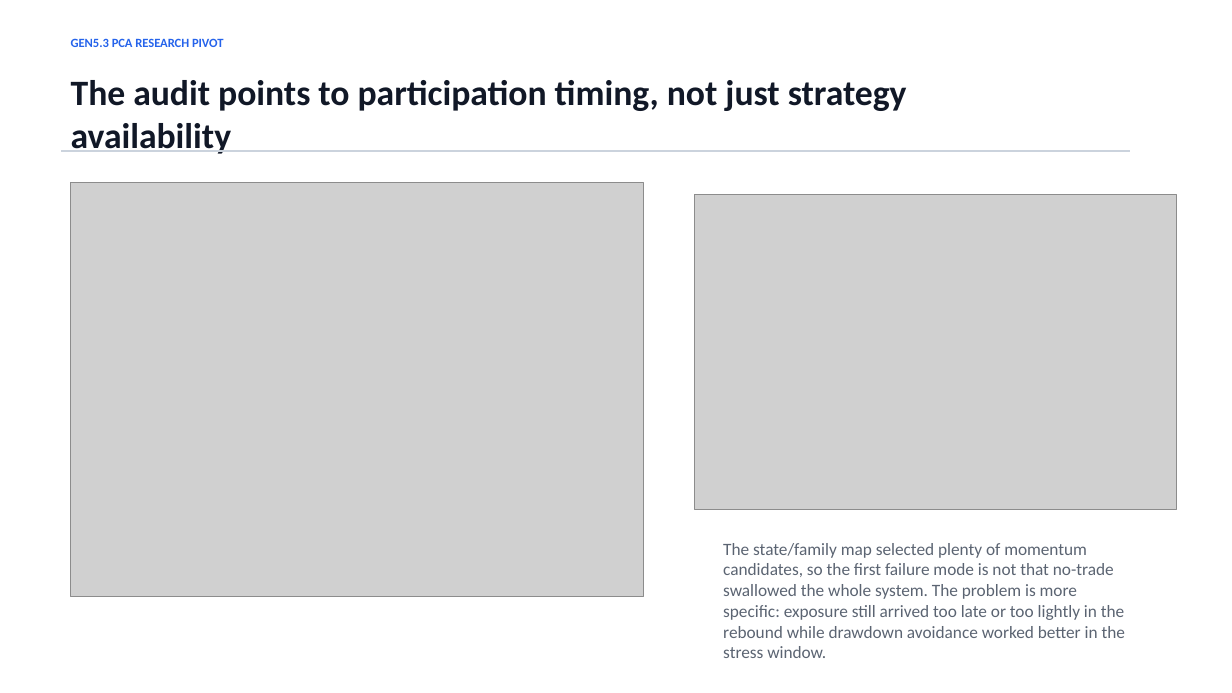
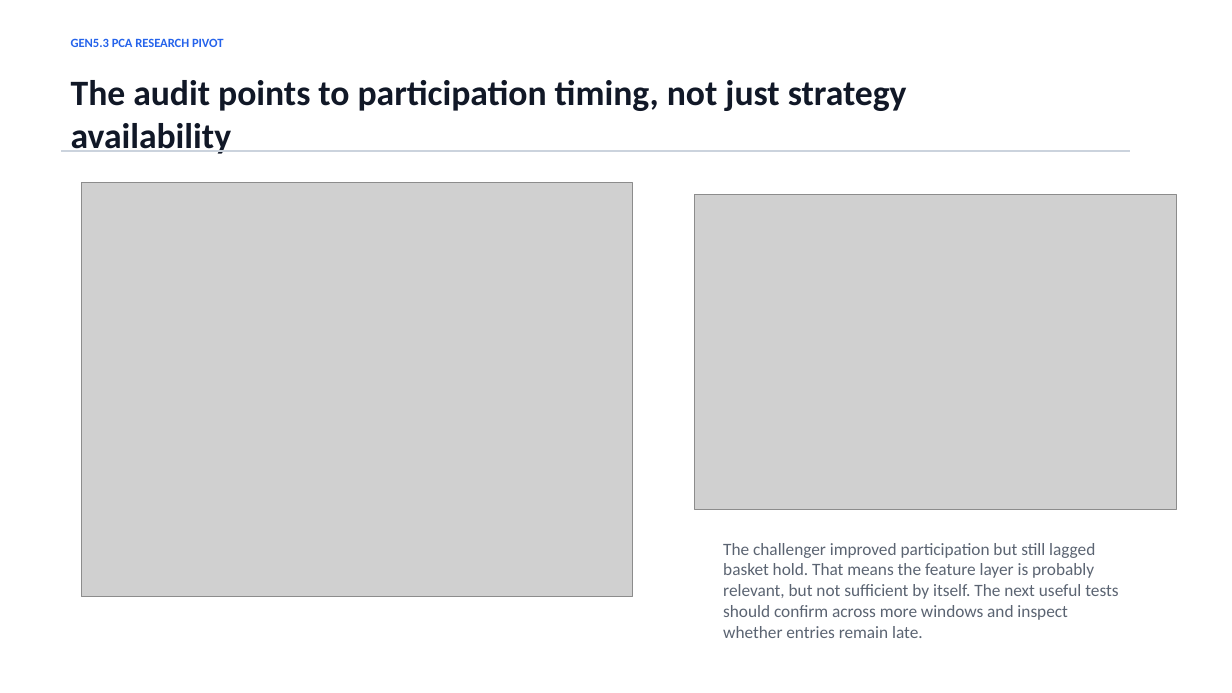
Before and after one commit to Francisc0Franc0/Time-Series-Modeling-Gen5, a slide deck: slide 13 of presentations/gen5_3_bull_momentum_specialist_plan.pptx (slide 12 before the commit). Drawn at 1232x693 pixels with LibreOffice and Linux fonts; fonts in the diff are those of the drawing; grey boxes stand for pictures. Boxes give left, top, right and bottom in pixels: in the first picture for what was removed or moved away, otherwise in the second. Text is boxed around its words. In the diff, an @@ line names an element or a change of style, - is before the commit and + after.

Commit message:
Add Gen5.3 momentum feature-set screen

```diff
--- a/presentations/gen5_3_bull_momentum_specialist_plan.pptx
+++ b/presentations/gen5_3_bull_momentum_specialist_plan.pptx
@@ picture: place and size @@
-picture at [70, 183, 643, 597]
+picture at [81, 183, 633, 597]
@@ text at [723, 543, 1118, 638]: text changed @@
-The state/family map selected plenty of momentum candidates, so the first failure mode is not that no-trade swallowed the whole system. The problem is more specific: exposure still arrived too late or too lightly in the rebound while drawdown avoidance worked better in the stress window.
+The challenger improved participation but still lagged basket hold. That means the feature layer is probably relevant, but not sufficient by itself. The next useful tests should confirm across more windows and inspect whether entries remain late.
```
Also in this commit, not shown: 3 other slides changed, 1 slide added, 8 other files.
